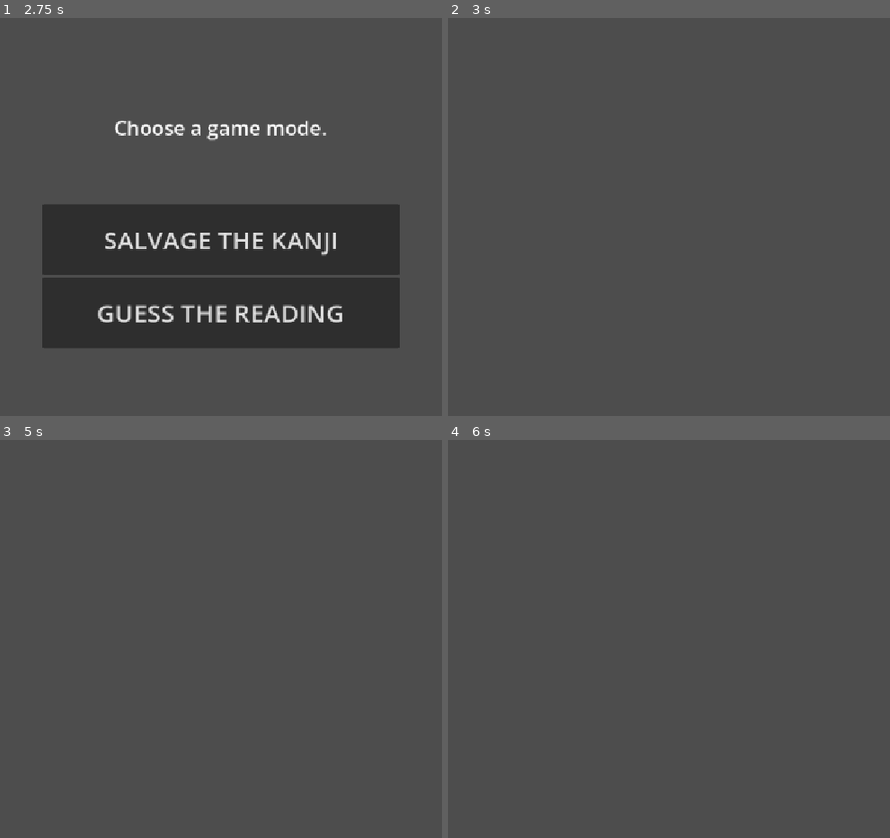
Above: before the commit, frames 1-4 (two rows, left to right).
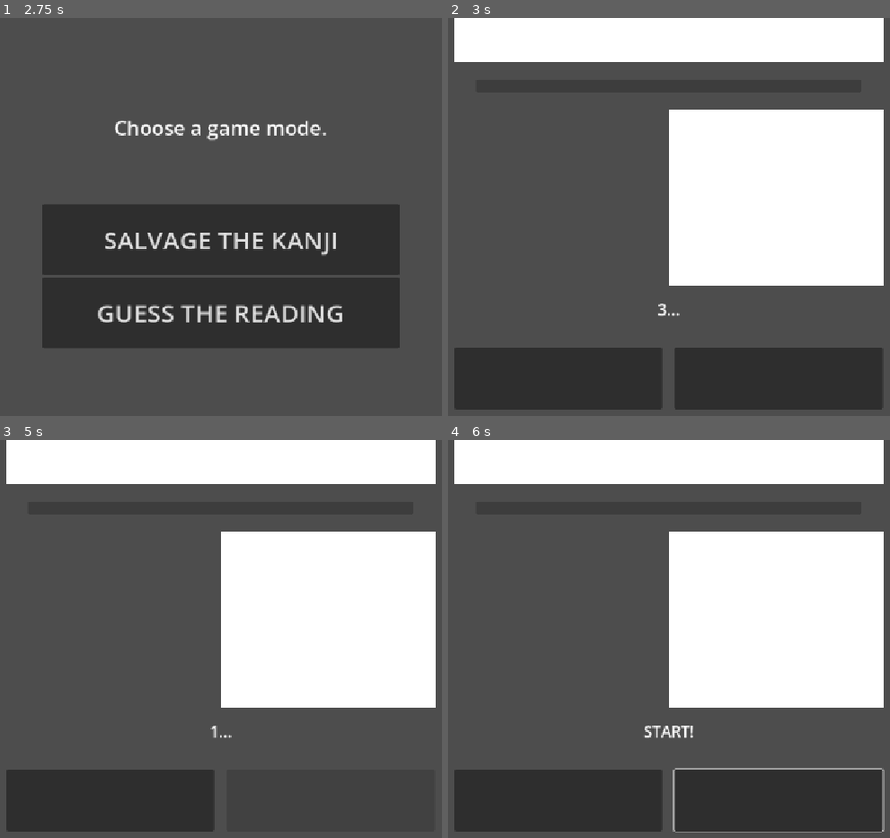
Above: after the commit, the same moments.

Repository: LeYohan-rgb/salvage_the_kanji
Game: Godot game, scene res://Scenes/initial_screen.tscn
The game is run twice, just before and just after one commit, with the same random seed, the same clock (stepped at 60 frames per second) and the same inputs.
Inputs (mouse positions are in pixels of both pictures, inside the frame that each line leads up to):
- Up to frame 1 (2.75 s): click "PLAY" at 0.5 s; click "PLAY" at 1.25 s; click "PLAY" at 2 s
- Up to frame 2 (3 s): click "SALVAGE THE KANJI" at 2.75 s
- Up to frame 3 (5 s): click (110, 802) at 3.52 s; click (331, 802) at 4.27 s
- Up to frame 4 (6 s): tap Enter at 5 s; move the mouse to (828, 623) at 5.02 s; hold Right 5.03-5.78 s; tap Alt at 5.1 s; click (828, 623) at 5.17 s; tap Space at 5.75 s; move the mouse to (523, 662) at 5.77 s; hold Down from 5.78 s (still down); tap Shift at 5.85 s

Frame 1 is identical in both runs. In frame 2, 47% of the frame differs, in the area x 1-99%, y 0-99%; in frame 3, 40%; in frame 4, 47%.

Commit message:
Added starter countdown before beginning the game and polished the layout structure

Diff:
--- a/Scenes/salvage_arena.tscn
+++ b/Scenes/salvage_arena.tscn
@@ -17,3 +17,120 @@
 layout_mode = 0
 offset_right = 40.0
 offset_bottom = 23.0
+
+[node name="main_container" type="HBoxContainer" parent="." unique_id=1500525325]
+layout_mode = 1
+anchors_preset = 15
+anchor_right = 1.0
+anchor_bottom = 1.0
+grow_horizontal = 2
+grow_vertical = 2
+
+[node name="Control" type="Control" parent="main_container" unique_id=520155309]
+layout_mode = 2
+size_flags_horizontal = 3
+
+[node name="center_container" type="VBoxContainer" parent="main_container" unique_id=1512565429]
+layout_mode = 2
+size_flags_horizontal = 3
+size_flags_stretch_ratio = 3.0
+
+[node name="kanji_meter_container" type="Control" parent="main_container/center_container" unique_id=209062530]
+layout_mode = 2
+size_flags_vertical = 3
+
+[node name="ColorRect" type="ColorRect" parent="main_container/center_container/kanji_meter_container" unique_id=452537380]
+layout_mode = 1
+anchors_preset = 15
+anchor_right = 1.0
+anchor_bottom = 1.0
+grow_horizontal = 2
+grow_vertical = 2
+
+[node name="time_container" type="Control" parent="main_container/center_container" unique_id=691080118]
+layout_mode = 2
+size_flags_vertical = 3
+
+[node name="time_bar" type="ProgressBar" parent="main_container/center_container/time_container" unique_id=1692621307]
+layout_mode = 1
+anchors_preset = 15
+anchor_right = 1.0
+anchor_bottom = 1.0
+grow_horizontal = 2
+grow_vertical = 2
+offset_transform_enabled = true
+offset_transform_scale = Vector2(0.9, 0.3)
+show_percentage = false
+
+[node name="kanji_container" type="HBoxContainer" parent="main_container/center_container" unique_id=1488369412]
+layout_mode = 2
+size_flags_vertical = 3
+size_flags_stretch_ratio = 4.0
+
+[node name="radical_list_container" type="VBoxContainer" parent="main_container/center_container/kanji_container" unique_id=296227806]
+layout_mode = 2
+size_flags_horizontal = 3
+
+[node name="Control" type="Control" parent="main_container/center_container/kanji_container/radical_list_container" unique_id=98429328]
+layout_mode = 2
+size_flags_vertical = 3
+
+[node name="Control2" type="Control" parent="main_container/center_container/kanji_container/radical_list_container" unique_id=1407884288]
+layout_mode = 2
+size_flags_vertical = 3
+
+[node name="Control3" type="Control" parent="main_container/center_container/kanji_container/radical_list_container" unique_id=1122382694]
+layout_mode = 2
+size_flags_vertical = 3
+
+[node name="kanji_box_container" type="Control" parent="main_container/center_container/kanji_container" unique_id=1370593828]
+layout_mode = 2
+size_flags_horizontal = 3
+
+[node name="ColorRect" type="ColorRect" parent="main_container/center_container/kanji_container/kanji_box_container" unique_id=979302747]
+layout_mode = 1
+anchors_preset = 15
+anchor_right = 1.0
+anchor_bottom = 1.0
+grow_horizontal = 2
+grow_vertical = 2
+
+[node name="message_container" type="Control" parent="main_container/center_container" unique_id=195211423]
+layout_mode = 2
+size_flags_vertical = 3
+
+[node name="message_label" type="Label" parent="main_container/center_container/message_container" unique_id=238368225]
+layout_mode = 1
+anchors_preset = 15
+anchor_right = 1.0
+anchor_bottom = 1.0
+grow_horizontal = 2
+grow_vertical = 2
+theme_override_font_sizes/font_size = 25
+text = "WRONG!"
+horizontal_alignment = 1
+vertical_alignment = 1
+
+[node name="button_container" type="HBoxContainer" parent="main_container/center_container" unique_id=1227079034]
+layout_mode = 2
+size_flags_vertical = 3
+size_flags_stretch_ratio = 2.0
+theme_override_constants/separation = 20
+
+[node name="Button" type="Button" parent="main_container/center_container/button_container" unique_id=801090822]
+custom_minimum_size = Vector2(0, 100)
+layout_mode = 2
+size_flags_horizontal = 3
+offset_transform_enabled = true
+offset_transform_scale = Vector2(1, 0.7)
+
+[node name="Button2" type="Button" parent="main_container/center_container/button_container" unique_id=929608096]
+custom_minimum_size = Vector2(0, 100)
+layout_mode = 2
+size_flags_horizontal = 3
+offset_transform_enabled = true
+offset_transform_scale = Vector2(1, 0.7)
+
+[node name="Control3" type="Control" parent="main_container" unique_id=1103943657]
+layout_mode = 2
+size_flags_horizontal = 3
--- a/Scripts/salvage_arena.gd
+++ b/Scripts/salvage_arena.gd
@@ -2,6 +2,7 @@
 
 
 @onready var begin_game_timer = $timers/begin_game_timer
+@onready var message_lbl = $main_container/center_container/message_container/message_label
 # Called when the node enters the scene tree for the first time.
 func _ready() -> void:
 	begin_starting_countdown()
@@ -11,4 +12,12 @@
 	pass
 
 func begin_starting_countdown():
-	pass
+	message_lbl.text = "3..."
+	await get_tree().create_timer(1.0).timeout
+	message_lbl.text = "2..."
+	await get_tree().create_timer(1.0).timeout
+	message_lbl.text = "1..."
+	await get_tree().create_timer(1.0).timeout
+	message_lbl.text = "START!"
+	await get_tree().create_timer(1.0).timeout
+	message_lbl.text = "..."
